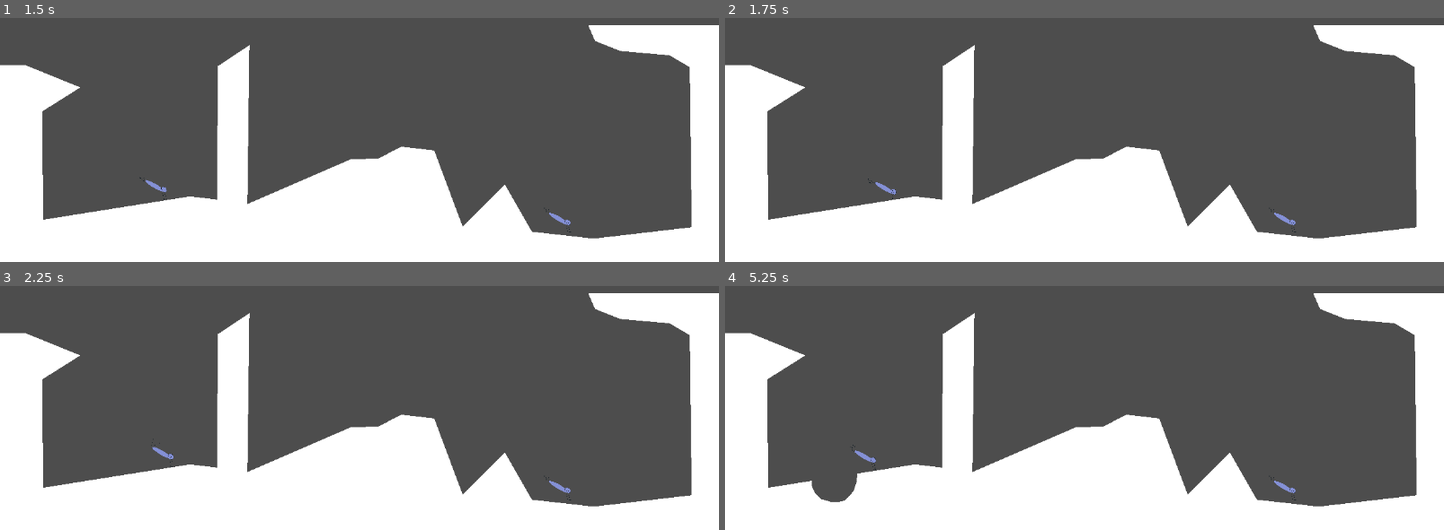
Above: before the commit, frames 1-4 (two rows, left to right).
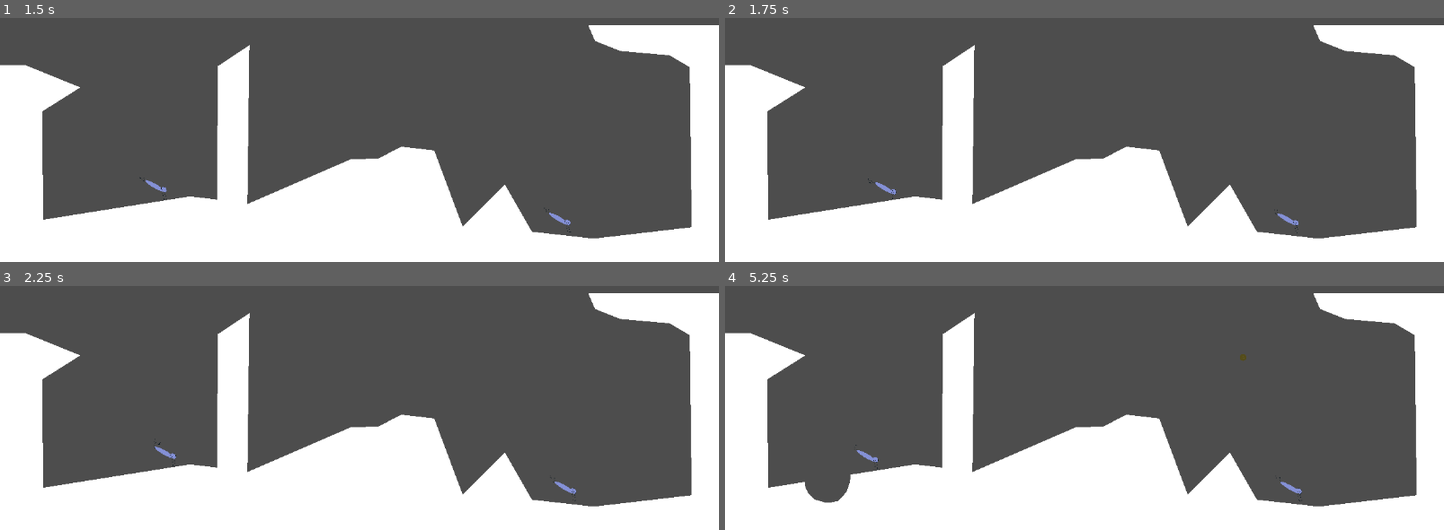
Above: after the commit, the same moments.

Repository: Jacob-Hawksley/Bugs
Game: Godot game, scene res://main.tscn
Two runs of this game, one before a commit and one after it. Both use one fixed random seed, a clock stepped at 60 frames per second and the inputs below.
Inputs (mouse positions are in pixels of both pictures, inside the frame that each line leads up to):
- Up to frame 1 (1.5 s): tap Enter at 0.5 s; move the mouse to (323, 140) at 0.52 s; hold D (right) from 0.53 s (still down); tap Shift (endturn, bound only after the commit) at 0.6 s; tap Space (shoot) at 1.25, 1.35 s; move the mouse to (575, 120) at 1.27 s
- Up to frame 2 (1.75 s): keep holding D (right); tap Shift (endturn, bound only after the commit) at 1.55 s
- Up to frame 3 (2.25 s): move the mouse to (outside the picture) at 2.02 s; release D (right) at 2.03 s; hold A (left) from 2.03 s (still down); tap Shift (endturn, bound only after the commit) at 2.1 s
- Up to frame 4 (5.25 s): tap Enter at 2.75 s; move the mouse to (1120, 327) at 2.77 s; tap Shift (endturn, bound only after the commit) at 2.85, 3.8, 4.35, 5.1 s; tap Space (shoot) at 3.5, 3.6 s; move the mouse to (outside the picture) at 3.52 s; move the mouse to (1242, 307) at 4.27 s; release A (left) at 4.28 s; hold D (right) from 4.28 s (still down); move the mouse to (940, 349) at 5.02 s

Frame 1 is identical in both runs. In frame 2, less than 0.1% of the frame differs, in the area x 75-80%, y 78-89%; in frame 3, 0.1%; in frame 4, 0.4%, in the area x 11-81%, y 27-89%.

Commit message:
Added more turn based logic

Diff:
--- a/bugs/dungbeetle.gd
+++ b/bugs/dungbeetle.gd
@@ -13,17 +13,20 @@
 	if Main.team == teamnum and Main.turn == 'db':
 		var direction := Input.get_axis("left", "right")
 		if remainingspeed > 0:
+			remainingspeed -= delta
 
 			if direction:
 				velocity.x = direction * SPEED
-				remainingspeed -= delta
+
 
 			else:
 				velocity.x = move_toward(velocity.x, 0, SPEED)
-
+		else:
+			velocity = Vector2.ZERO
 		if Input.is_action_just_pressed("shoot") and not shot:
 			shoot()
 			shot = true
+
 
 func shoot():
 	$AnimatedSprite2D.play("default")
--- a/bugs/project.godot
+++ b/bugs/project.godot
@@ -45,6 +45,11 @@
 "events": [Object(InputEventKey,"resource_local_to_scene":false,"resource_name":"","device":-1,"window_id":0,"alt_press …(192 unchanged characters)…
 ]
 }
+endturn={
+"deadzone": 0.2,
+"events": [Object(InputEventKey,"resource_local_to_scene":false,"resource_name":"","device":-1,"window_id":0,"alt_pressed":false,"shift_pressed":false,"ctrl_pressed":false,"meta_pressed":false,"pressed":false,"keycode":0,"physical_keycode":4194325,"key_label":0,"unicode":0,"location":0,"echo":false,"script":null)
+]
+}
 
 [rendering]
 
--- a/bugs/turn_manager.gd
+++ b/bugs/turn_manager.gd
@@ -1,10 +1,14 @@
 extends Node
+var remainingbugs = ['db']
+var bugs = ['db']
 @export var dungbeetle: PackedScene = preload("res://DungBeetle.tscn")
 func _ready() -> void:
 	spawnteam1()
 	spawnteam2()
 
-
+func _process(delta: float) -> void:
+	if Input.is_action_just_pressed("endturn"):
+		nextturn()
 func spawnteam1():
 	if Main.map == 'crags':
 		var db = dungbeetle.instantiate()
@@ -15,7 +19,6 @@
 
 
 
-
 func spawnteam2():
 	if Main.map == 'crags':
 		var db = dungbeetle.instantiate()
@@ -23,3 +26,16 @@
 		db.global_position = CragsData.DungBeetlePos2
 		db.visible = true
 		db.team(2)
+
+
+
+
+func nextturn():
+	print('a')
+	if remainingbugs != []:
+		Main.turn = remainingbugs[0]
+		remainingbugs.pop_front()
+	elif Main.team == 1:
+		Main.team = 2
+	elif Main.team == 2:
+		Main.team = 1
